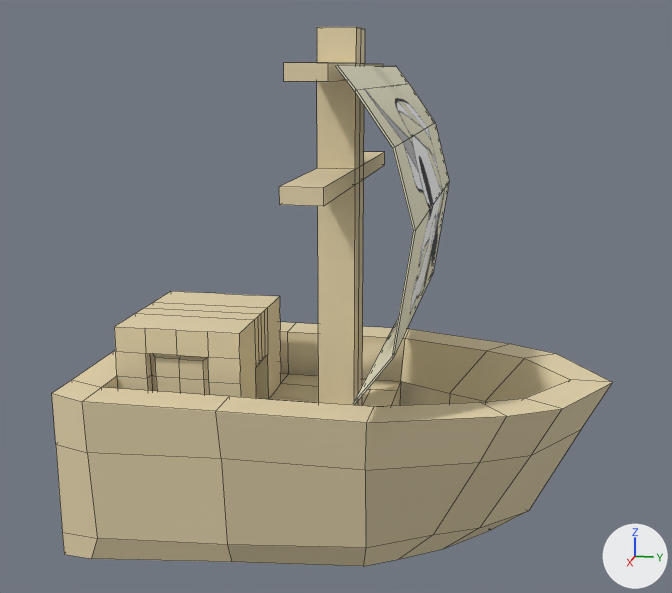
One commit to the FBX model Assets/OtherCGModels/ship.fbx: the scene before it, then after it.
Before and after are seen from a 50 mm camera at (21.78, 5.27, 8.01) aimed at (0.06, 0.93, 2.59). Arrows for +X, +Y and +Z are at lower right; the lights stay in place. Mesh edges are drawn as thin lines. Where no turn or scale is listed for an object, it has been applied to the vertices. Vertices at the same position are counted once.
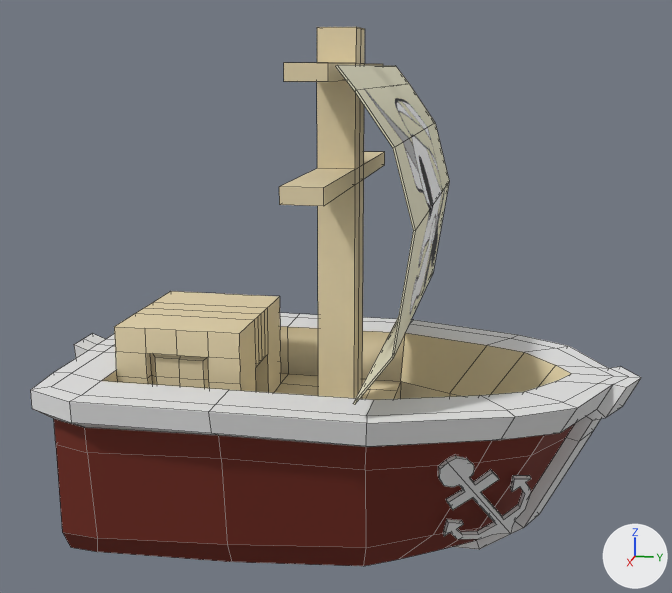
The change, as JSON lines over the scene's bpy script:
```json
{"op": "add", "block": "mat_ship_frame", "code": ["mat_ship_frame = principled_material('ship_frame')", "mat_ship_frame.base_color = (0.8, 0.8, 0.8)  # white #e7e7e7", "mat_ship_frame.roughness = 0.69"]}
{"op": "add", "block": "mat_ship_soko", "code": ["mat_ship_soko = principled_material('ship_soko')", "mat_ship_soko.base_color = (0.163, 0.0183, 0.00746)  # dark red #702515", "mat_ship_soko.roughness = 0.69"]}
{"block": "me_cube_001", "where": "# used by ob_cube; location = (0.0, 0.0, 0.0)"}
{"op": "remove", "block": "me_cube_001", "code": "me_cube_001.from_pydata(...)  # 292 vertices, 260 faces; spans x -4.06..4.06, y -5.03..7.57, z -3.35..8.9"}
{"op": "add", "block": "me_cube_001", "code": "me_cube_001.from_pydata(...)  # 426 vertices, 392 faces; spans x -4.12..4.12, y -5.85..8.21, z -3.54..8.9"}
{"block": "me_cube_001", "change": "me_cube_001 part 1"}
{"block": "me_cube_001", "change": "16 vertices are removed from x -3.31..3.31, y -5.03..6.92, z -3.29..0.81"}
{"block": "me_cube_001", "change": "58 faces are deleted"}
{"block": "me_cube_001", "change": "14 vertices in x -2.7..2.7, y -5.03..7.57, z 0.81 move by (0.0, 0.0, 0.15)"}
{"block": "me_cube_001", "change": "12 vertices move from x -3.68..3.68, y -5.03..5.17, z -3.27..0.81 to x -3.65..3.65, y -5.03..4.9, z -3.27..0.2"}
{"block": "me_cube_001", "change": "150 vertices are added at x -4.12..4.12, y -5.85..8.21, z -3.54..1.1"}
{"block": "me_cube_001", "change": "134 new faces join them, mat_ship_frame (white #e7e7e7)"}
{"block": "me_cube_001", "change": "28 new faces join them, mat_ship_base (beige #e7d7ae)"}
{"block": "me_cube_001", "change": "28 new faces join them, mat_ship_soko (dark red #702515)"}
{"block": "me_cube_001", "change": "me_cube_001 part 2: 30 faces spanning x -3.65..3.65, y -5.03..5.74, z -3.35..0.2 switch from mat_ship_base (beige #e7d7ae) to mat_ship_soko (dark red #702515)"}
{"op": "add", "block": "me_cube_001", "code": "me_cube_001.materials.append(mat_ship_frame)  # white #e7e7e7"}
{"op": "add", "block": "me_plane_001_1", "code": ["me_plane_001_1 = bpy.data.meshes.new('Plane.001')", "me_plane_001_1.from_pydata(...)  # 96 vertices, 52 faces; spans x -0.57..1.04, y -1.22..0.82, z -0.72..1.78"]}
{"op": "add", "block": "ob_plane_001", "code": ["ob_plane_001 = bpy.data.objects.new('Plane.001', me_plane_001_1)", "ob_plane_001.location = (1.86, 4.97, -1.94)"]}
```

What differs and where, as boxes (x1, y1, x2, y2) in the pictures (672 x 593 px):
```json
{"object": "Cube", "change": "reshaped", "before": [52, 27, 613, 566], "after": [31, 27, 641, 566], "on screen": "9% wider"}
{"object": "Plane.001", "change": "added", "after": [438, 455, 531, 539]}
{"part": 1, "of": "me_cube_001", "change": "built on", "before": [52, 322, 613, 549], "after": [31, 313, 641, 549]}
{"part": 2, "of": "me_cube_001", "change": "recoloured", "before": [56, 428, 531, 566], "after": [56, 428, 531, 566], "on screen": "beige to red"}
```
